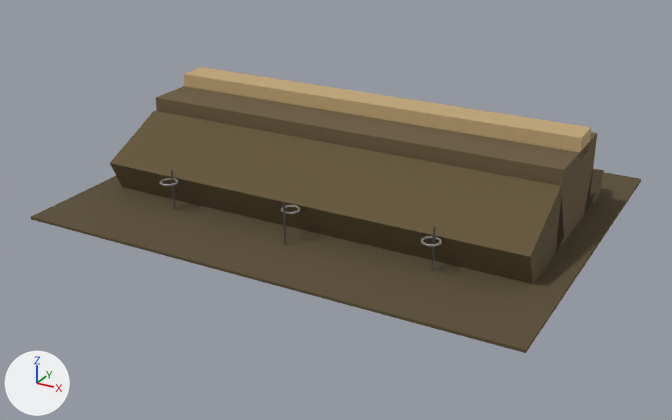
The glTF model public/models/structures/perimeter-berm.glb, before and after one commit.
One viewpoint serves both versions: a camera (50 mm lens) standing at (7.4, -14.52, 6.73) and looking at (-0.08, -0.91, -0.07). The axes (+X, +Y, +Z) are drawn at lower left. The lights are the same throughout. The picture after the commit comes second. Where no turn or scale is listed for an object, it has been applied to the vertices.

Script lines for the objects in view, before the commit:
```python
ob_mesh_bermcore = bpy.data.objects.new('Mesh_BermCore', me_mesh_bermcore)
ob_mesh_bermcore.location = (0.0, 0.0, 0.75)
ob_mesh_bermslopeback = bpy.data.objects.new('Mesh_BermSlopeBack', me_mesh_bermslopeback)
ob_mesh_bermslopeback.location = (0.0, 1.3, 0.3)
ob_mesh_bermslopefront = bpy.data.objects.new('Mesh_BermSlopeFront', me_mesh_bermslopefront)
ob_mesh_bermslopefront.location = (0.0, -1.5, 0.4)
ob_mesh_firingstep = bpy.data.objects.new('Mesh_FiringStep', me_mesh_firingstep)
ob_mesh_firingstep.location = (0.0, 1.0, 0.15)
ob_mesh_groundpatch = bpy.data.objects.new('Mesh_GroundPatch', me_mesh_groundpatch)
ob_mesh_groundpatch.location = (0.0, -0.5, 0.03)
ob_mesh_sandbagtop = bpy.data.objects.new('Mesh_SandbagTop', me_mesh_sandbagtop)
ob_mesh_sandbagtop.location = (0.0, 0.2, 1.55)
ob_mesh_wirestake_0 = bpy.data.objects.new('Mesh_WireStake_0', me_mesh_wirestake_0)
ob_mesh_wirestake_0.location = (-2.5, -2.5, 0.4)
ob_mesh_wirestake_1 = bpy.data.objects.new('Mesh_WireStake_1', me_mesh_wirestake_1)
ob_mesh_wirestake_1.location = (0.0, -2.8, 0.4)
```
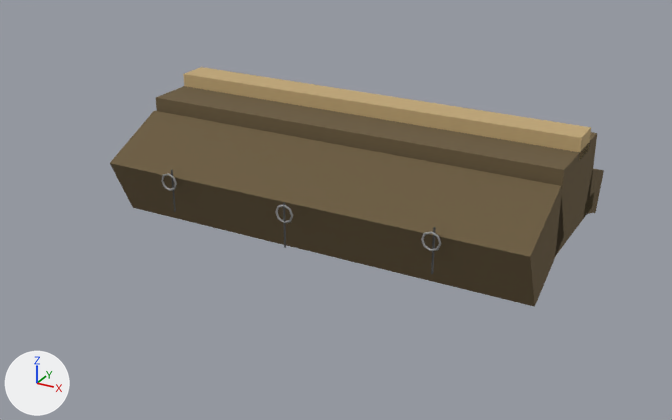
What changed in the scene script:
```text
Change mat_material_0:
    mat_material_0.roughness: 0.95 -> 1.0
Change mat_material_1:
    mat_material_1.base_color: (0.125, 0.0908, 0.0382) -> (0.539, 0.392, 0.188)  # brown #635537 -> brown #c2a878
    mat_material_1.roughness: 0.95 -> 1.0
Change mat_material_2:
    mat_material_2.base_color: (0.147, 0.105, 0.0497) -> (0.198, 0.147, 0.0595)  # brown #6b5b3f -> dark yellow #7b6b45
    mat_material_2.roughness: 0.9 -> 1.0
Change mat_material_3:
    mat_material_3.base_color: (0.539, 0.392, 0.188) -> (0.0908, 0.0908, 0.0908)  # brown #c2a878 -> dark grey #555555
    mat_material_3.roughness: 0.85 -> 0.6
    mat_material_3.metallic: 0.0 -> 0.3
Change mat_material_4:
    mat_material_4.roughness: 0.9 -> 0.5
    mat_material_4.base_color: (0.198, 0.147, 0.0595) -> (0.319, 0.319, 0.319)  # dark yellow #7b6b45 -> grey #999999
    mat_material_4.metallic: 0.0 -> 0.4
Change me_mesh_bermslopefront:
    where me_mesh_bermslopefront.from_pydata(...)  # 8 vertices, 12 faces; spans x -4.0..4.0, y -0.93..0.93, z -0.86..0.86
    remove me_mesh_bermslopefront.materials.append(mat_material_1)  # brown #635537
    add me_mesh_bermslopefront.materials.append(mat_material_0)  # brown #6b5b3f
Change me_mesh_bermslopeback:
    where me_mesh_bermslopeback.from_pydata(...)  # 8 vertices, 12 faces; spans x -4.0..4.0, y -0.61..0.61, z -0.55..0.55
    remove me_mesh_bermslopeback.materials.append(mat_material_2)  # brown #6b5b3f
    add me_mesh_bermslopeback.materials.append(mat_material_0)  # brown #6b5b3f
Change me_mesh_sandbagtop:
    where me_mesh_sandbagtop.from_pydata(...)  # 8 vertices, 12 faces; spans x -4.0..4.0, y -0.3..0.3, z -0.2..0.2
    remove me_mesh_sandbagtop.materials.append(mat_material_3)  # brown #c2a878
    add me_mesh_sandbagtop.materials.append(mat_material_1)  # brown #c2a878
Change me_mesh_firingstep:
    where me_mesh_firingstep.from_pydata(...)  # 8 vertices, 12 faces; spans x -4.0..4.0, y -0.3..0.3, z -0.15..0.15
    remove me_mesh_firingstep.materials.append(mat_material_4)  # dark yellow #7b6b45
    add me_mesh_firingstep.materials.append(mat_material_2)  # dark yellow #7b6b45
Change me_mesh_wirestake_0:
    where me_mesh_wirestake_0.from_pydata(...)  # 12 vertices, 16 faces; spans x -0.02..0.02, y -0.02..0.02, z -0.4..0.4
    remove me_mesh_wirestake_0.materials.append(mat_material_5)  # dark grey #555555
    add me_mesh_wirestake_0.materials.append(mat_material_3)  # dark grey #555555
Change me_mesh_wirestake_1:
    where me_mesh_wirestake_1.from_pydata(...)  # 12 vertices, 16 faces; spans x -0.02..0.02, y -0.02..0.02, z -0.4..0.4
    remove me_mesh_wirestake_1.materials.append(mat_material_5)  # dark grey #555555
    add me_mesh_wirestake_1.materials.append(mat_material_3)  # dark grey #555555
Change me_mesh_wirestake_2:
    where me_mesh_wirestake_2.from_pydata(...)  # 12 vertices, 16 faces; spans x -0.02..0.02, y -0.02..0.02, z -0.4..0.4
    remove me_mesh_wirestake_2.materials.append(mat_material_5)  # dark grey #555555
    add me_mesh_wirestake_2.materials.append(mat_material_3)  # dark grey #555555
Change me_mesh_wirecoil_0:
    where me_mesh_wirecoil_0.from_pydata(...)  # 63 vertices, 96 faces; spans x -0.17..0.17, y -0.017..0.017, z -0.17..0.17
    remove me_mesh_wirecoil_0.materials.append(mat_material_6)  # grey #999999
    add me_mesh_wirecoil_0.materials.append(mat_material_4)  # grey #999999
Change me_mesh_wirecoil_1:
    where me_mesh_wirecoil_1.from_pydata(...)  # 63 vertices, 96 faces; spans x -0.17..0.17, y -0.017..0.017, z -0.17..0.17
    remove me_mesh_wirecoil_1.materials.append(mat_material_6)  # grey #999999
    add me_mesh_wirecoil_1.materials.append(mat_material_4)  # grey #999999
Change me_mesh_wirecoil_2:
    where me_mesh_wirecoil_2.from_pydata(...)  # 63 vertices, 96 faces; spans x -0.17..0.17, y -0.017..0.017, z -0.17..0.17
    remove me_mesh_wirecoil_2.materials.append(mat_material_6)  # grey #999999
    add me_mesh_wirecoil_2.materials.append(mat_material_4)  # grey #999999
Change ob_mesh_wirecoil_0:
    ob_mesh_wirecoil_0.rotation_euler: (1.571, 0.0, 0.0) -> (0.0, 0.0, 0.0)  # degrees (90, 0, 0) -> degrees (0, 0, 0)
Change ob_mesh_wirecoil_1:
    ob_mesh_wirecoil_1.rotation_euler: (1.571, 0.0, 0.0) -> (0.0, 0.0, 0.0)  # degrees (90, 0, 0) -> degrees (0, 0, 0)
    ob_mesh_wirecoil_1.location: (0.0, -2.6, 0.6) -> (0.0, -2.8, 0.6)
Change ob_mesh_wirecoil_2:
    ob_mesh_wirecoil_2.rotation_euler: (1.571, 0.0, 0.0) -> (0.0, 0.0, 0.0)  # degrees (90, 0, 0) -> degrees (0, 0, 0)
Remove ob_mesh_groundpatch:
    ob_mesh_groundpatch = bpy.data.objects.new('Mesh_GroundPatch', me_mesh_groundpatch)
```

Changed parts and their boxes [x1, y1, x2, y2] in the pictures (672 x 420 px):
'Mesh_GroundPatch', deleted (brown)
    before: [31, 172, 641, 353]
'Mesh_WireCoil_2', recoloured, surface changed, turned
    before: [421, 236, 442, 247]
    after: [421, 231, 441, 251]
'Mesh_WireCoil_1', recoloured, surface changed, moved, turned
    before: [281, 205, 301, 214]
    after: [275, 205, 293, 223]
'Mesh_WireCoil_0', recoloured, surface changed, turned
    before: [160, 178, 179, 186]
    after: [161, 173, 177, 191]
'Mesh_WireStake_0', recoloured, surface changed
    both: [171, 170, 176, 209]
